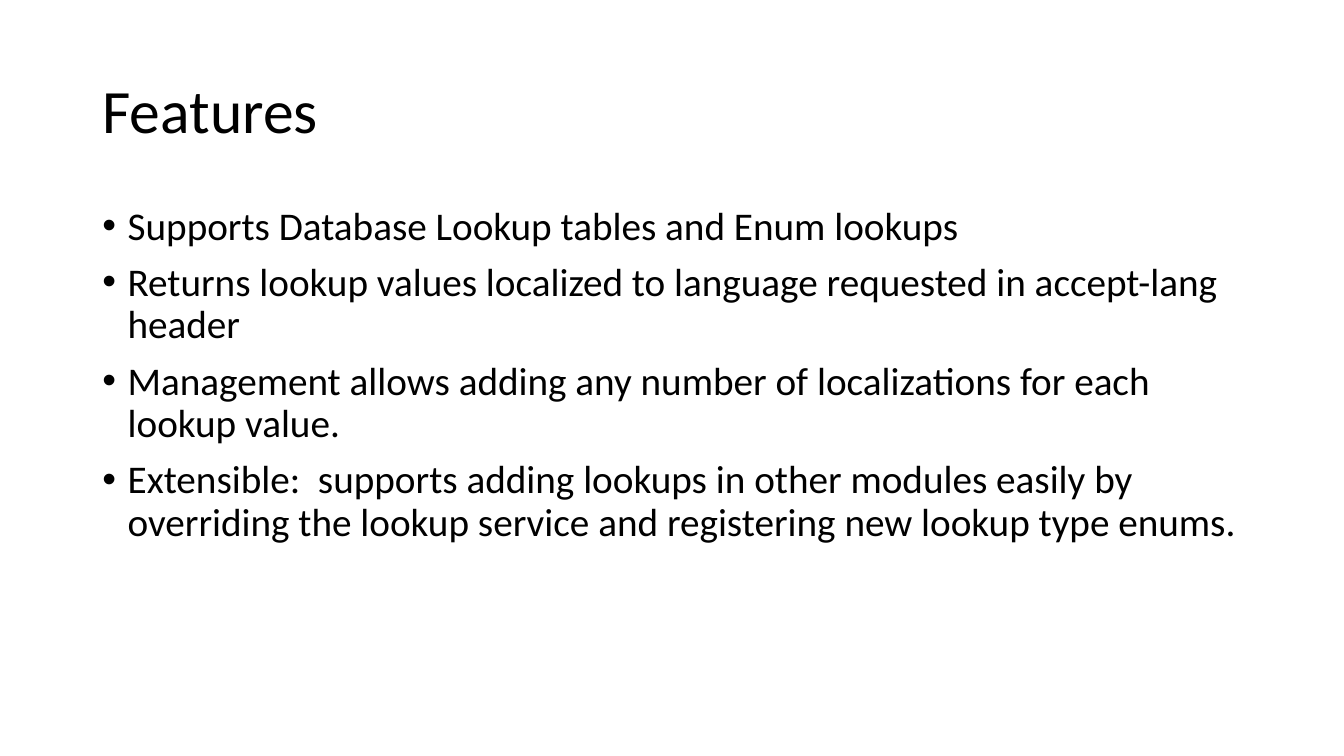
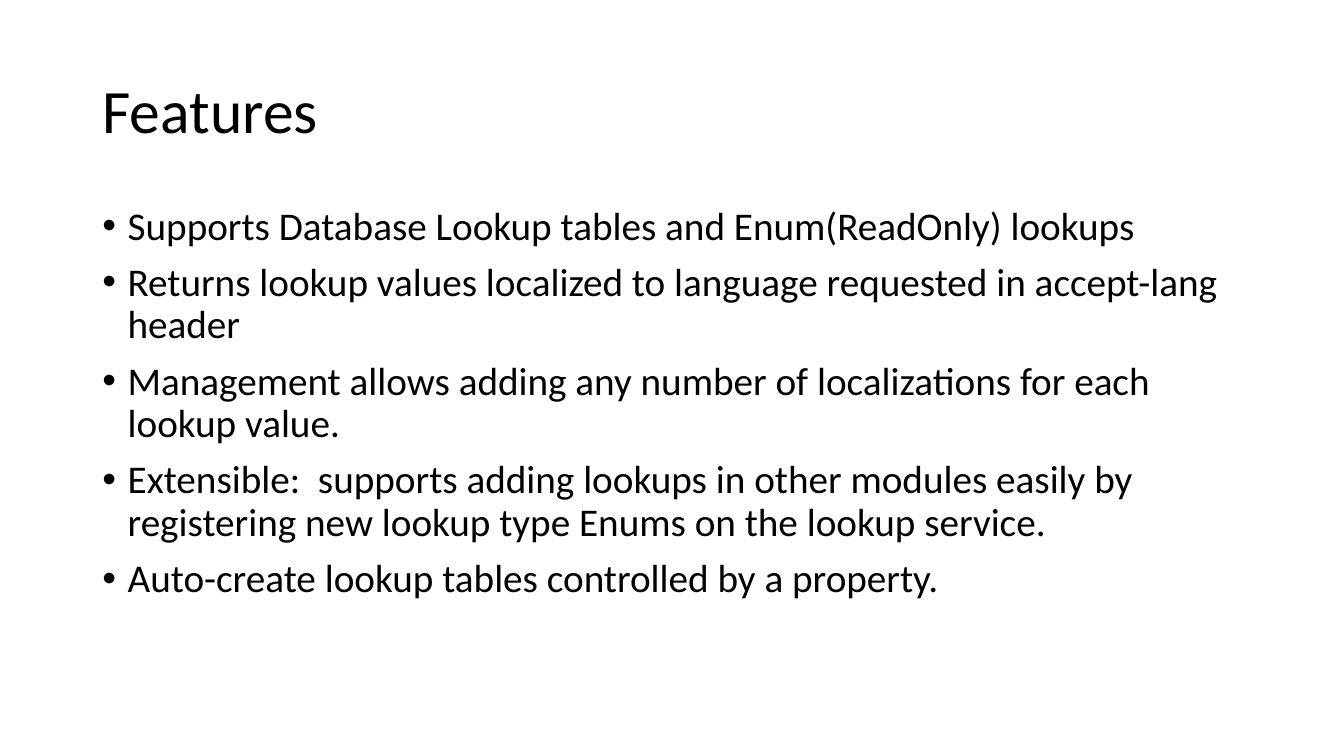
Before and after one commit to Oselan/commons, a slide deck: slide 2 of docs/LookupsDesign.pptx. Drawn at 1344x756 pixels with LibreOffice and Linux fonts; fonts in the diff are those of the drawing. Boxes give left, top, right and bottom in pixels: in the first picture for what was removed or moved away, otherwise in the second. Text is boxed around its words. In the diff, an @@ line names an element or a change of style, - is before the commit and + after.

```diff
--- a/docs/LookupsDesign.pptx
+++ b/docs/LookupsDesign.pptx
@@ text at <box>128,211,1135,247</box>: text changed @@
-• Supports Database Lookup tables and Enum lookups
+• Supports Database Lookup tables and Enum(ReadOnly) lookups
@@ text at <box>128,465,1132,599</box>: text changed @@
-• Extensible: supports adding lookups in other modules easily by overriding the lookup service and registering new lookup type enums.
+• Extensible: supports adding lookups in other modules easily by registering new lookup type Enums on the lookup service.
+• Auto-create lookup tables controlled by a property.
```
Also in this commit, not shown: 2 other slides changed, 3 slides added, 1 slide removed.
